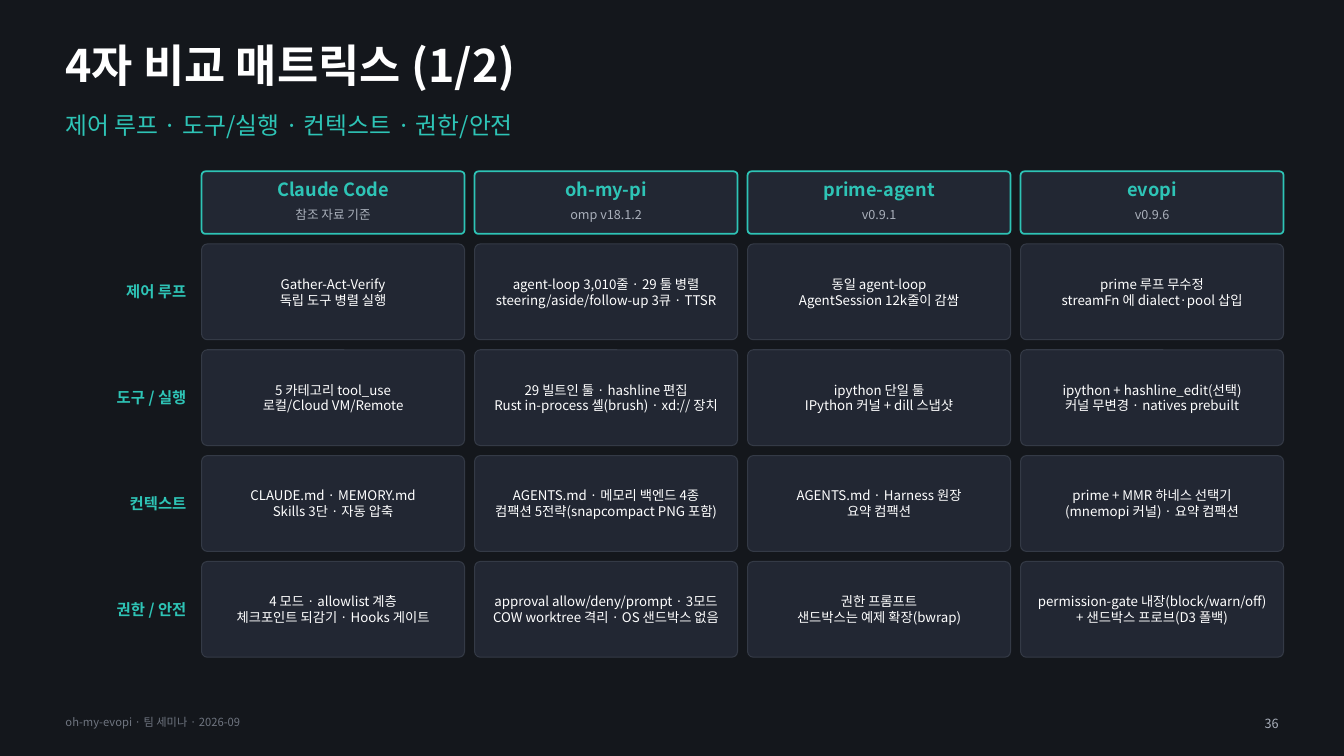
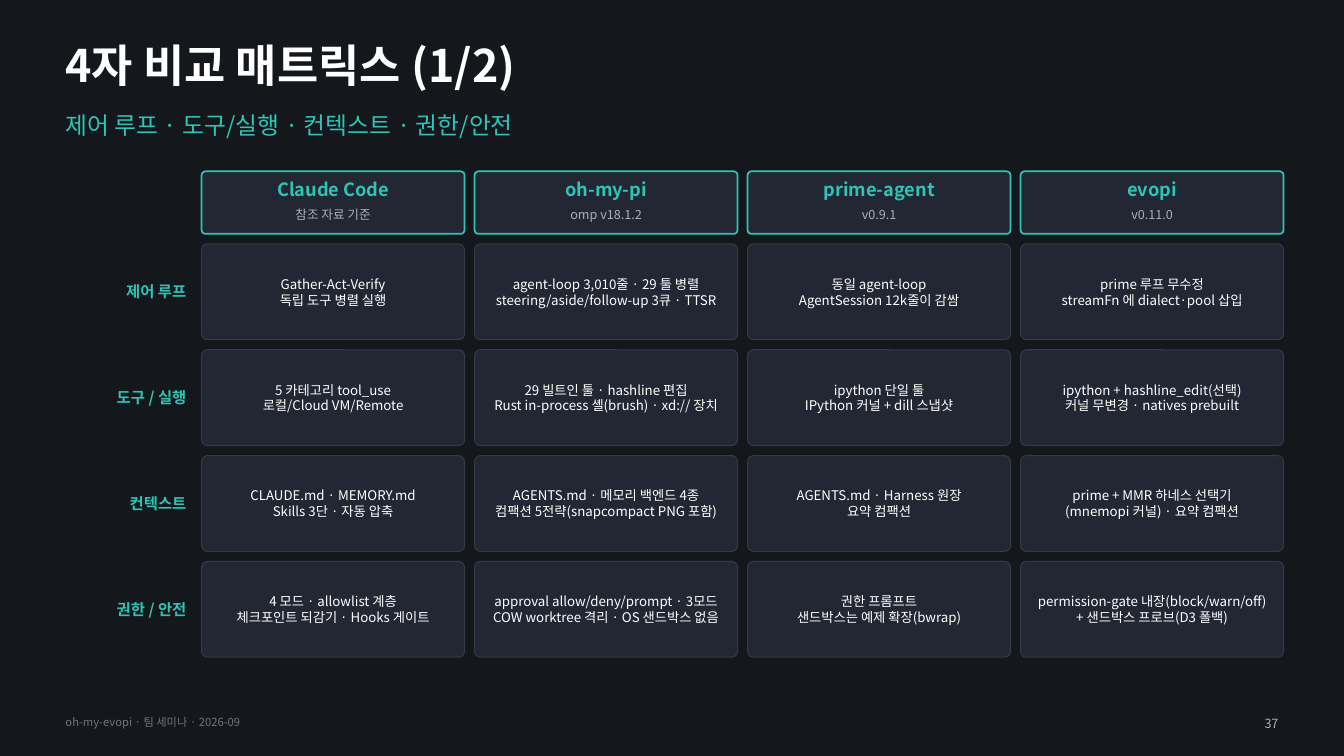
Before and after one commit to sunwoo95/oh-my-evopi, a slide deck: slide 37 of docs/seminar/evopi-architecture.pptx (slide 36 before the commit). Drawn at 1344x756 pixels with LibreOffice and Linux fonts; fonts in the diff are those of the drawing. Boxes give left, top, right and bottom in pixels: in the first picture for what was removed or moved away, otherwise in the second. Text is boxed around its words. In the diff, an @@ line names an element or a change of style, - is before the commit and + after.

```diff
--- a/docs/seminar/evopi-architecture.pptx
+++ b/docs/seminar/evopi-architecture.pptx
@@ text at [1131, 210, 1173, 219]: text changed @@
-v0.9.6
+v0.11.0
@@ text at [1265, 718, 1279, 728]: text changed @@
-36
+37
```
Also in this commit, not shown: 17 other slides changed, 1 slide added, 5 other files.
